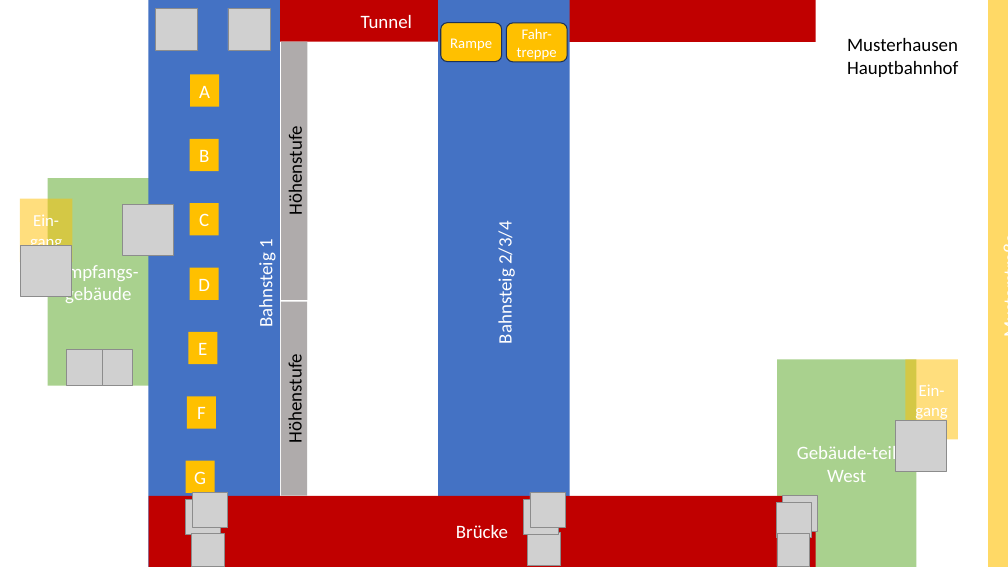
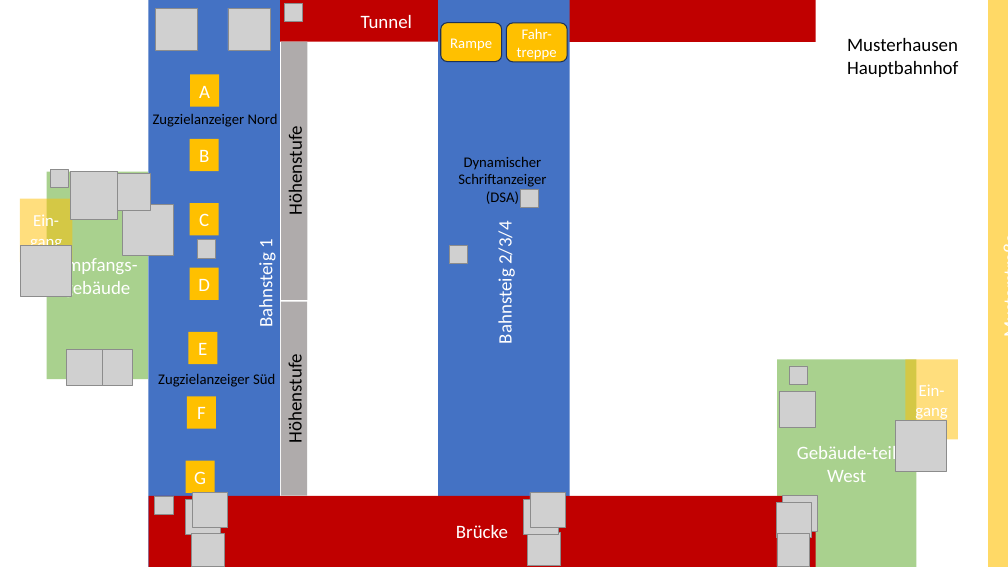
Before and after one commit to NeTEx-CEN/NeTEx, a slide deck: slide 1 of examples/standards/tsi_prm/Musterhausen_Lageplan.pptx. Drawn at 1008x567 pixels with LibreOffice and Linux fonts; fonts in the diff are those of the drawing; grey boxes stand for pictures. Boxes give left, top, right and bottom in pixels: in the first picture for what was removed or moved away, otherwise in the second. Text is boxed around its words. In the diff, an @@ line names an element or a change of style, - is before the commit and + after.

```diff
--- a/examples/standards/tsi_prm/Musterhausen_Lageplan.pptx
+++ b/examples/standards/tsi_prm/Musterhausen_Lageplan.pptx
@@ picture added at (x1=284, y1=4, x2=302, y2=22) @@
@@ text added at (x1=153, y1=114, x2=278, y2=127), 14 pt, text #000000 @@
+Zugzielanzeiger Nord
@@ rectangle "Empfangs-gebäude" moved from (x1=48, y1=178, x2=149, y2=386) to (x1=47, y1=172, x2=148, y2=380) @@
@@ picture added at (x1=51, y1=169, x2=69, y2=188) @@
@@ picture added at (x1=70, y1=172, x2=118, y2=219) @@
@@ picture added at (x1=114, y1=174, x2=150, y2=210) @@
@@ text added at (x1=458, y1=156, x2=546, y2=204), 14 pt, text #000000 @@
+Dynamischer Schriftanzeiger (DSA)
@@ picture added at (x1=520, y1=189, x2=538, y2=207) @@
@@ picture added at (x1=197, y1=240, x2=216, y2=258) @@
@@ picture added at (x1=449, y1=246, x2=467, y2=264) @@
@@ text added at (x1=158, y1=373, x2=275, y2=387), 14 pt, text #000000 @@
+Zugzielanzeiger Süd
@@ picture added at (x1=789, y1=366, x2=808, y2=384) @@
@@ picture added at (x1=780, y1=392, x2=816, y2=428) @@
@@ picture added at (x1=155, y1=496, x2=173, y2=514) @@
```
Also in this commit, not shown: 1 other file.
